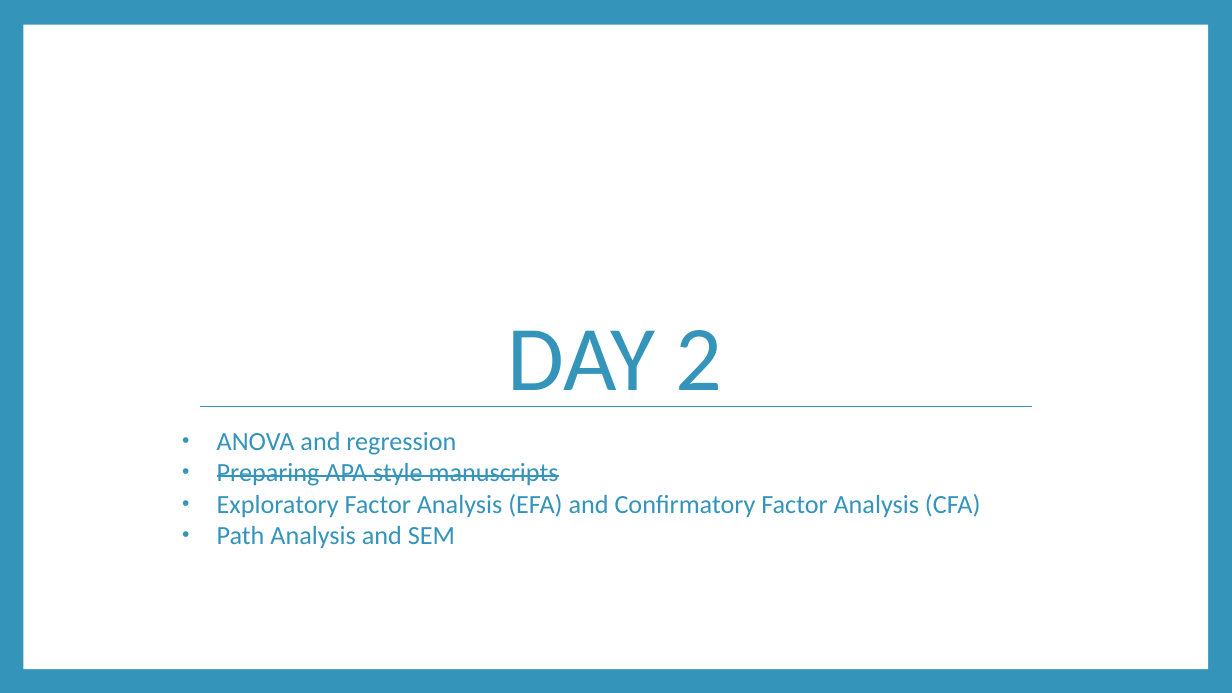
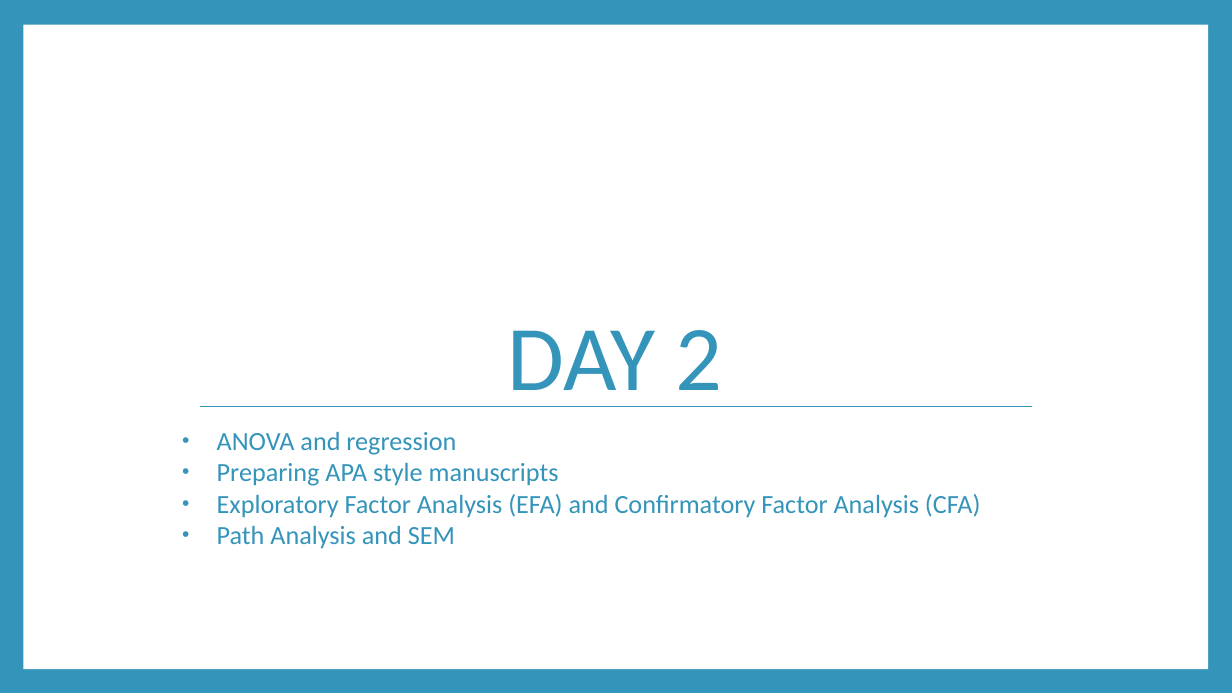
Before and after one commit to RandiLGarcia/datic-intro-to-r, a slide deck: slide 2 of docs/Day 2 Slides.pptx. Drawn at 1232x693 pixels with LibreOffice and Linux fonts; fonts in the diff are those of the drawing. Boxes give left, top, right and bottom in pixels: in the first picture for what was removed or moved away, otherwise in the second. Text is boxed around its words. In the diff, an @@ line names an element or a change of style, - is before the commit and + after.

```diff
--- a/docs/Day 2 Slides.pptx
+++ b/docs/Day 2 Slides.pptx
@@ text at box(217, 463, 559, 486): strikethrough off in "Preparing APA style manuscripts" @@
```
Also in this commit, not shown: 17 other files.
